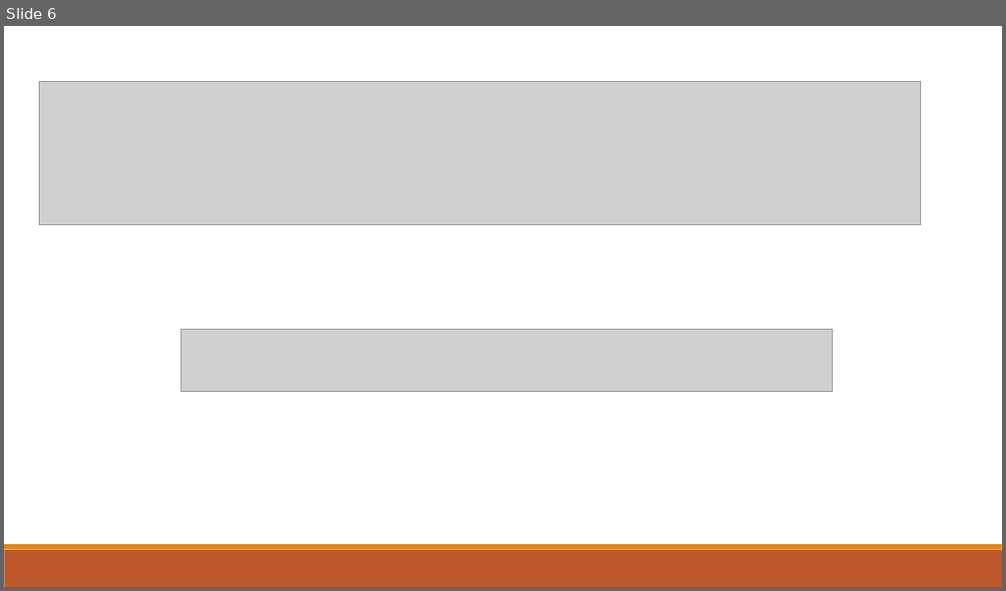
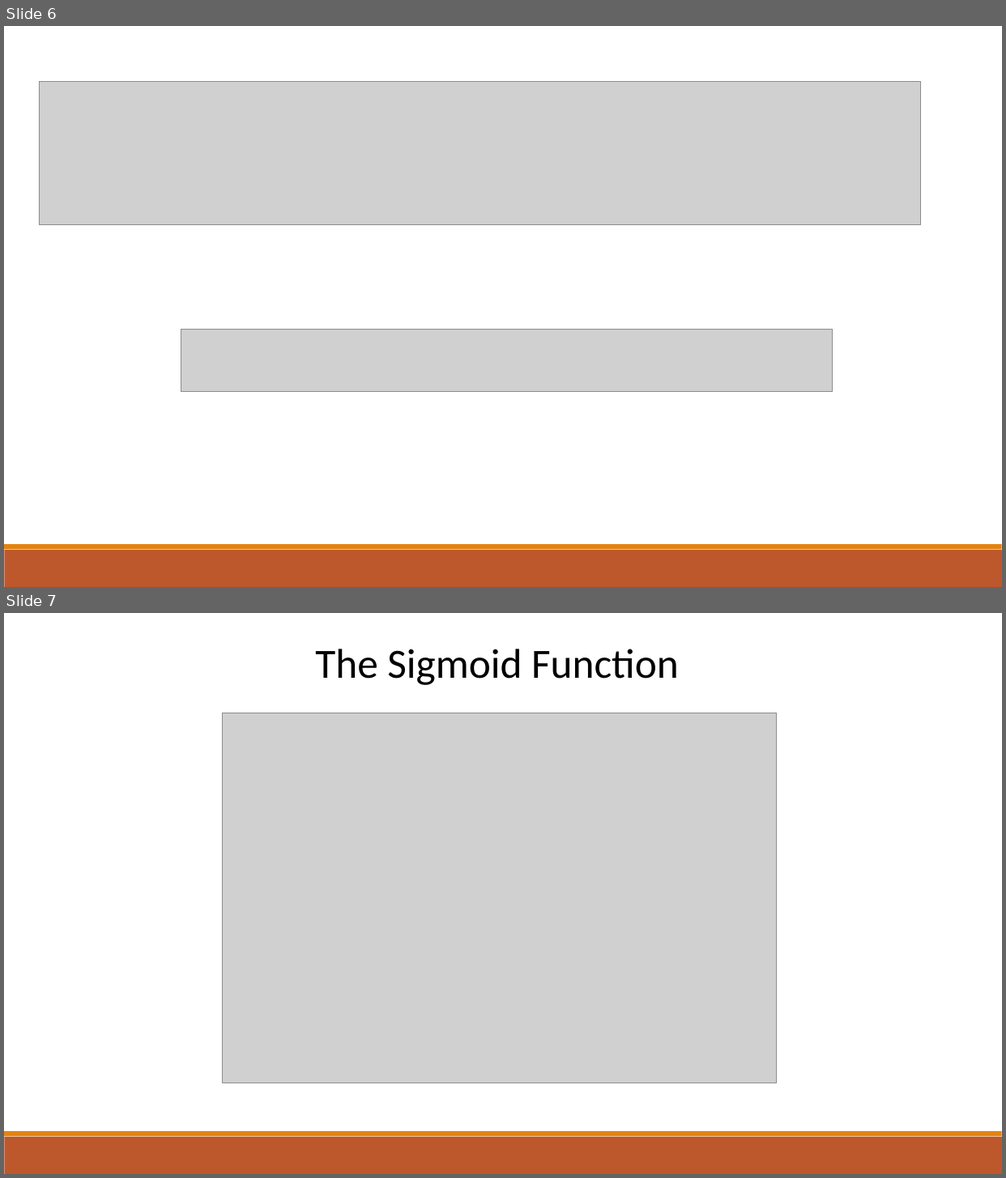
Before and after one commit to mhreid/Neural-Network-Learning, a slide deck: Neural Networks.pptx. Shown one above the other, each under a label of ours: slide 6 before the commit, slides 6 and 7 after it. The pictures are 1006x591 and 1006x1178 pixels, drawn with LibreOffice and Linux fonts; fonts in the diff are those of the drawing; grey boxes stand for pictures. Boxes give left, top, right and bottom in pixels: in the first picture for what was removed or moved away, otherwise in the second. Text is boxed around its words. In the diff, an @@ line names an element or a change of style, - is before the commit and + after.

```diff
--- a/Neural Networks.pptx
+++ b/Neural Networks.pptx
@@ slide 7 added at (4, 613, 1002, 1174), background #FFFFFF; not listed: 2 template elements that a slide beside it also shows @@
@@ text added at (315, 649, 679, 685), 40 pt, text #000000 @@
+The Sigmoid Function
@@ picture added at (222, 713, 777, 1083) @@
```
Also in this commit, not shown: 3 slides changed, 4 other slides added, 3 slides removed, 1 other file.
